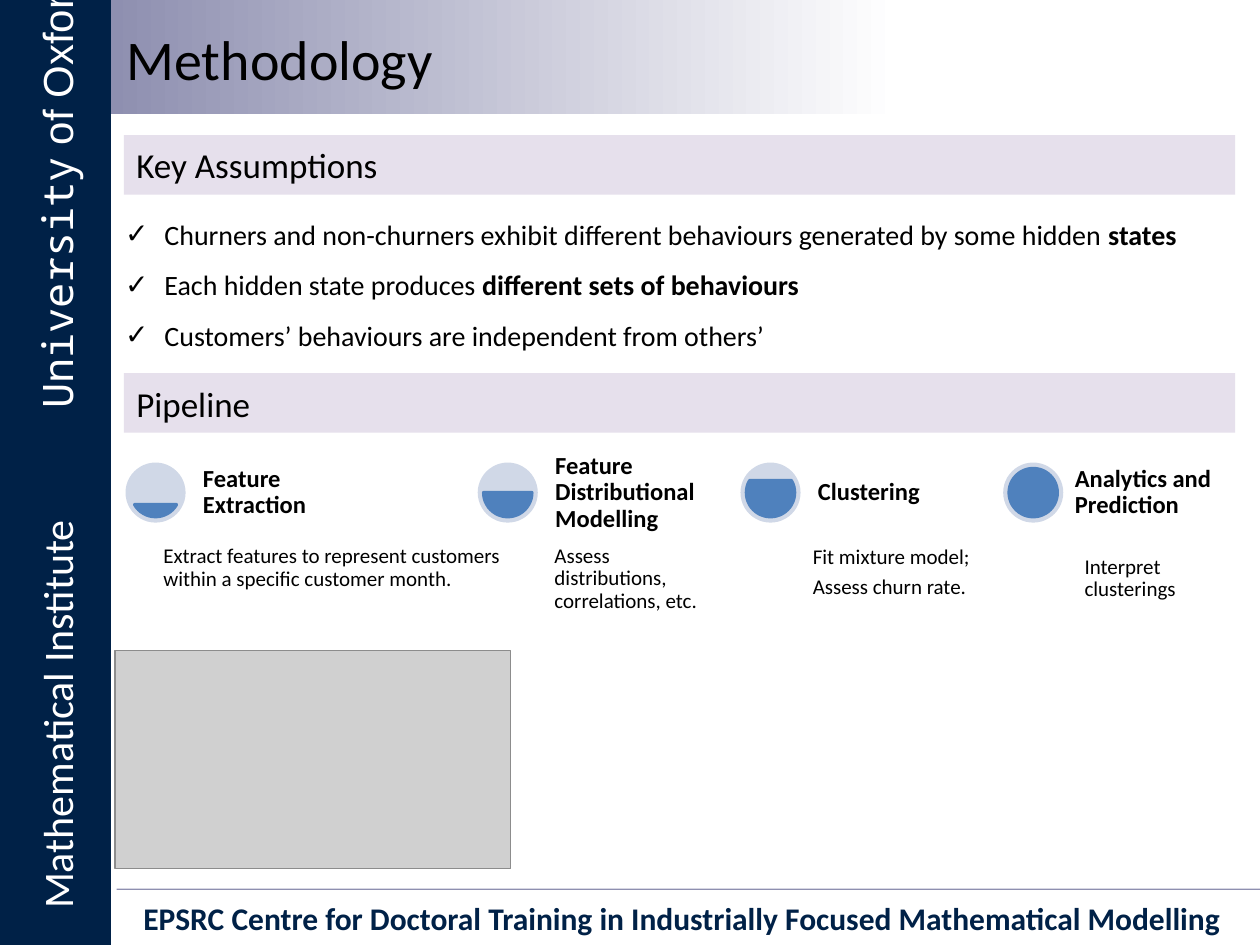
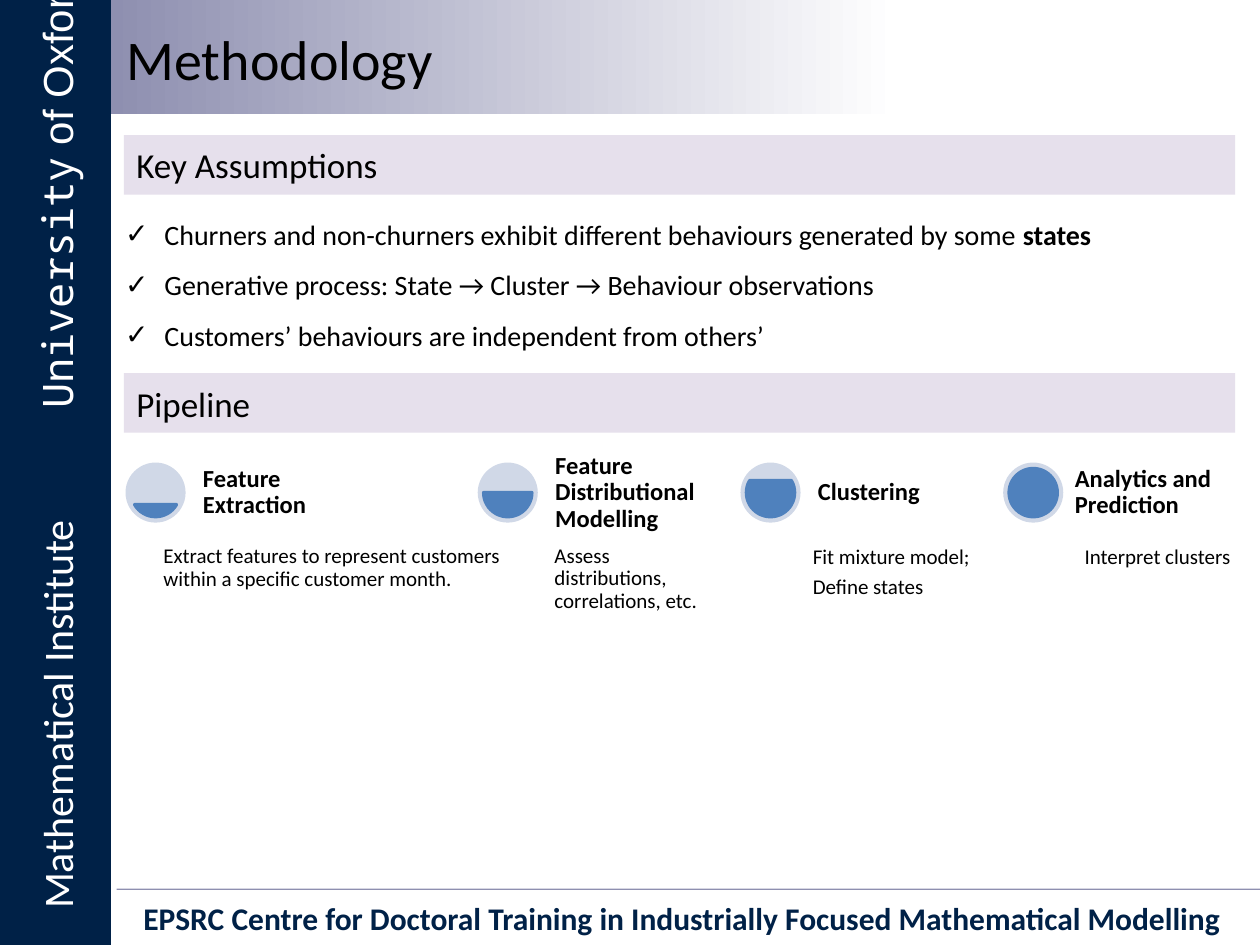
Before and after one commit to vicaws/Whizz, a slide deck: slide 19 of Slides/Whizz_oxford.pptx (slide 6 before the commit). Drawn at 1260x945 pixels with LibreOffice and Linux fonts; fonts in the diff are those of the drawing; grey boxes stand for pictures; background and template pictures are left out. Boxes give left, top, right and bottom in pixels: in the first picture for what was removed or moved away, otherwise in the second. Text is boxed around its words. In the diff, an @@ line names an element or a change of style, - is before the commit and + after.

```diff
--- a/Slides/Whizz_oxford.pptx
+++ b/Slides/Whizz_oxford.pptx
@@ text at [164,225,1091,300]: text changed @@
-✓ Churners and non-churners exhibit different behaviours generated by some hidden states
-✓ Each hidden state produces different sets of behaviours
+✓ Churners and non-churners exhibit different behaviours generated by some states
+✓ Generative process: State → Cluster → Behaviour observations
@@ text at [1085,549,1230,568]: text changed @@
-Interpret clusterings
+Interpret clusters
@@ text at [813,579,923,594]: text changed @@
-Assess churn rate.
+Define states
@@ picture removed at [115,650,510,868] @@
```
Also in this commit, not shown: 5 other slides changed, 44 slides added, 4 slides removed, 24 other files.
